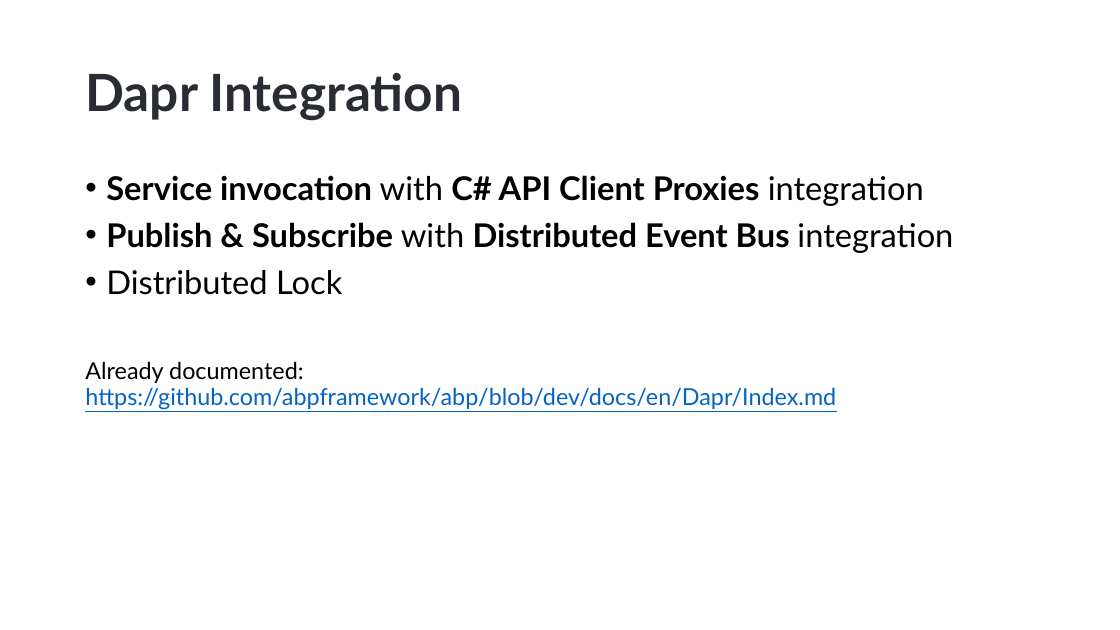
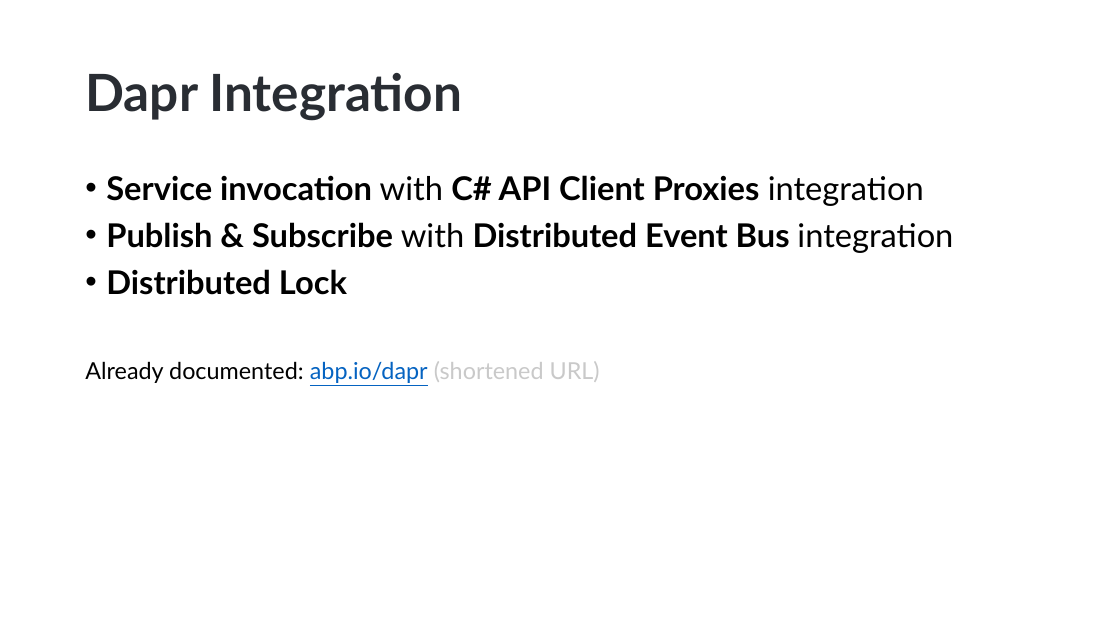
Before and after one commit to hikalkan/presentations, a slide deck: slide 3 of 2022-11-24 ABP Community Talks 2022.9/ABP-7-News.pptx. Drawn at 1120x630 pixels with LibreOffice and Linux fonts; fonts in the diff are those of the drawing; background and template pictures are left out. Boxes give left, top, right and bottom in pixels: in the first picture for what was removed or moved away, otherwise in the second. Text is boxed around its words. In the diff, an @@ line names an element or a change of style, - is before the commit and + after.

```diff
--- a/2022-11-24 ABP Community Talks 2022.9/ABP-7-News.pptx
+++ b/2022-11-24 ABP Community Talks 2022.9/ABP-7-News.pptx
@@ text at <box>106,269,347,295</box>: bold on in "Distributed Lock" @@
@@ text at <box>85,361,600,383</box>: text changed; text colour #0563C1 to #000000 @@
-Already documented:
-https://github.com/abpframework/abp/blob/dev/docs/en/Dapr/Index.md
+Already documented: abp.io/dapr (shortened URL)
```
Also in this commit, not shown: 3 other slides changed, 1 slide added.
